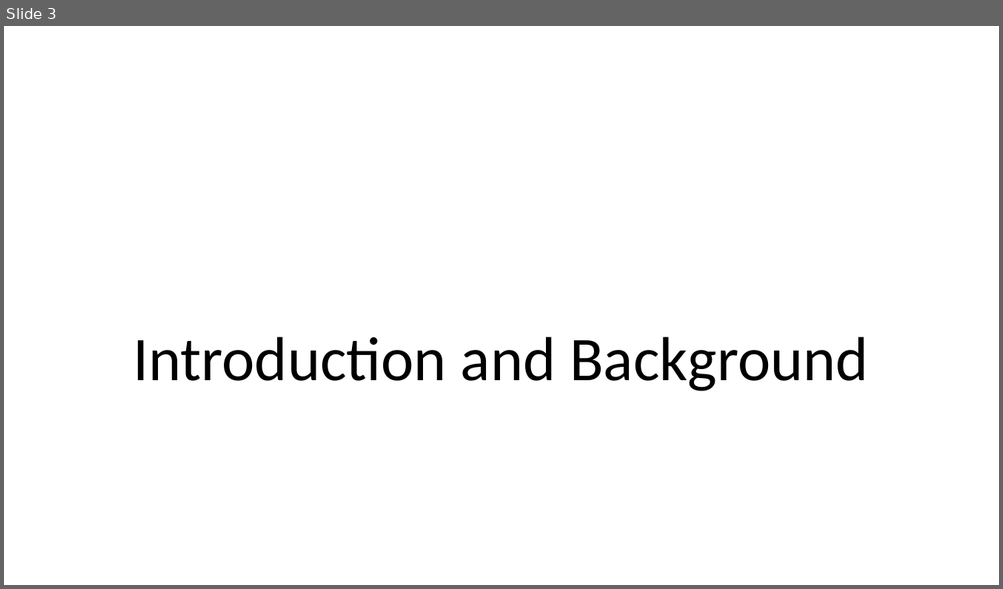
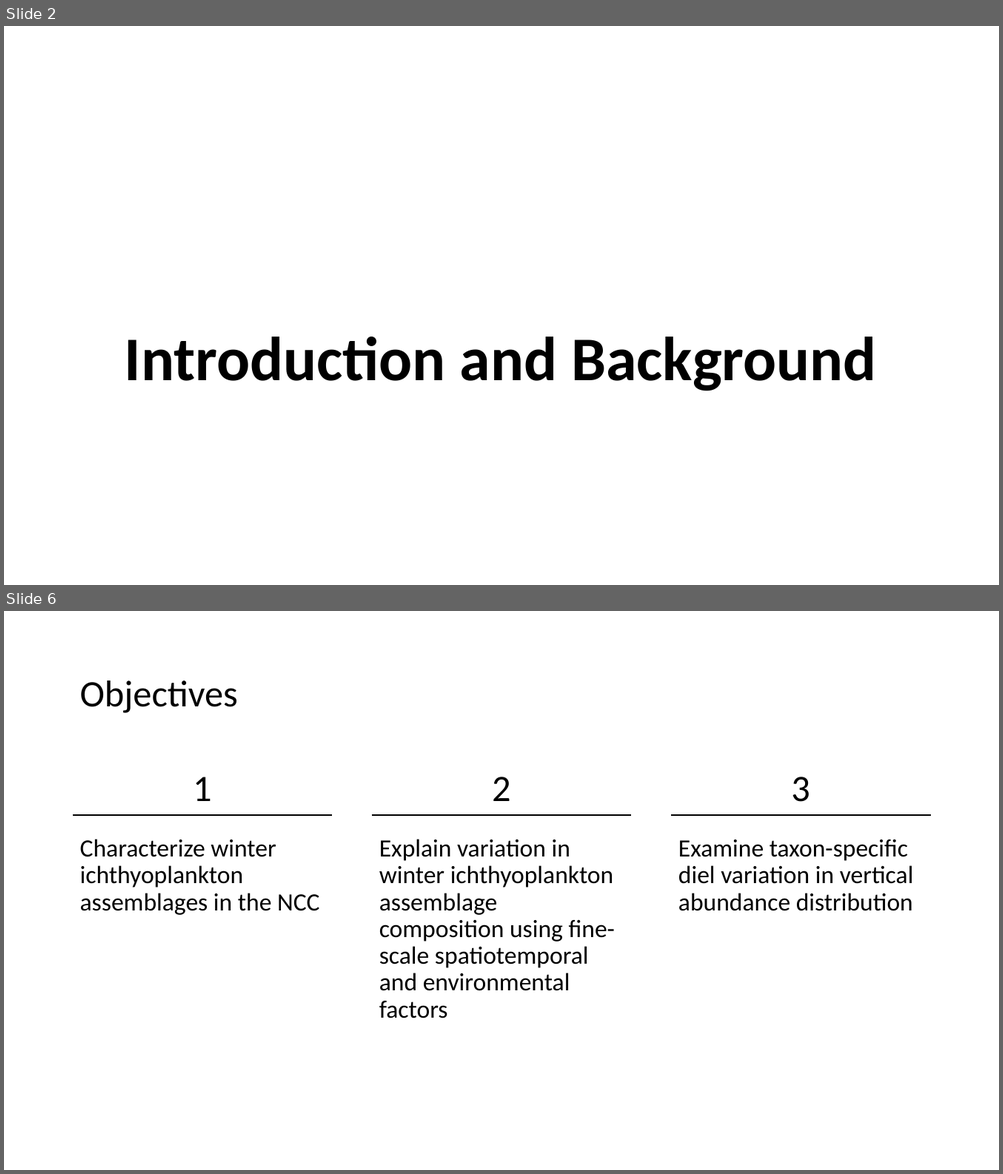
Before and after one commit to LukeABobay/larval-fish-community-analysis, a slide deck: PICES 2026 Presentation.pptx. Shown one above the other, each under a label of ours: slide 3 before the commit, slides 2 and 6 after it; the slides between them are not shown. The pictures are 1003x589 and 1003x1174 pixels, drawn with LibreOffice and Linux fonts; fonts in the diff are those of the drawing. Boxes give left, top, right and bottom in pixels: in the first picture for what was removed or moved away, otherwise in the second. Text is boxed around its words. In the diff, an @@ line names an element or a change of style, - is before the commit and + after.

```diff
--- a/PICES 2026 Presentation.pptx
+++ b/PICES 2026 Presentation.pptx
@@ slide 6 added at <box>4,611,999,1170</box>, background #FFFFFF @@
@@ title added at <box>80,681,238,713</box>, 36 pt, text #000000 @@
+Objectives
@@ text added at <box>193,777,212,801</box>, 36 pt, text #000000 @@
+1
@@ text added at <box>492,777,511,801</box>, 36 pt, text #000000 @@
+2
@@ text added at <box>791,777,810,802</box>, 36 pt, text #000000 @@
+3
@@ line added from (73, 815) to (333, 815), #000000 1 pt @@
@@ line added from (372, 815) to (632, 815), #000000 1 pt @@
@@ line added from (671, 815) to (930, 815), #000000 1 pt @@
@@ text added at <box>80,839,320,915</box>, 24 pt, text #000000 @@
+Characterize winter ichthyoplankton assemblages in the NCC
@@ text added at <box>379,839,614,1019</box>, 24 pt, text #000000 @@
+Explain variation in winter ichthyoplankton assemblage composition using fine-scale spatiotemporal and environmental factors
@@ text added at <box>678,839,913,911</box>, 24 pt, text #000000 @@
+Examine taxon-specific diel variation in vertical abundance distribution
@@ what was slide 3 is now slide 2 @@
@@ slide 2 changed as well @@
@@ title "Introduction and Background" at <box>125,337,876,392</box>: bold on @@
```
Also in this commit, not shown: 9 other slides changed, 15 other slides added, 9 slides removed.
